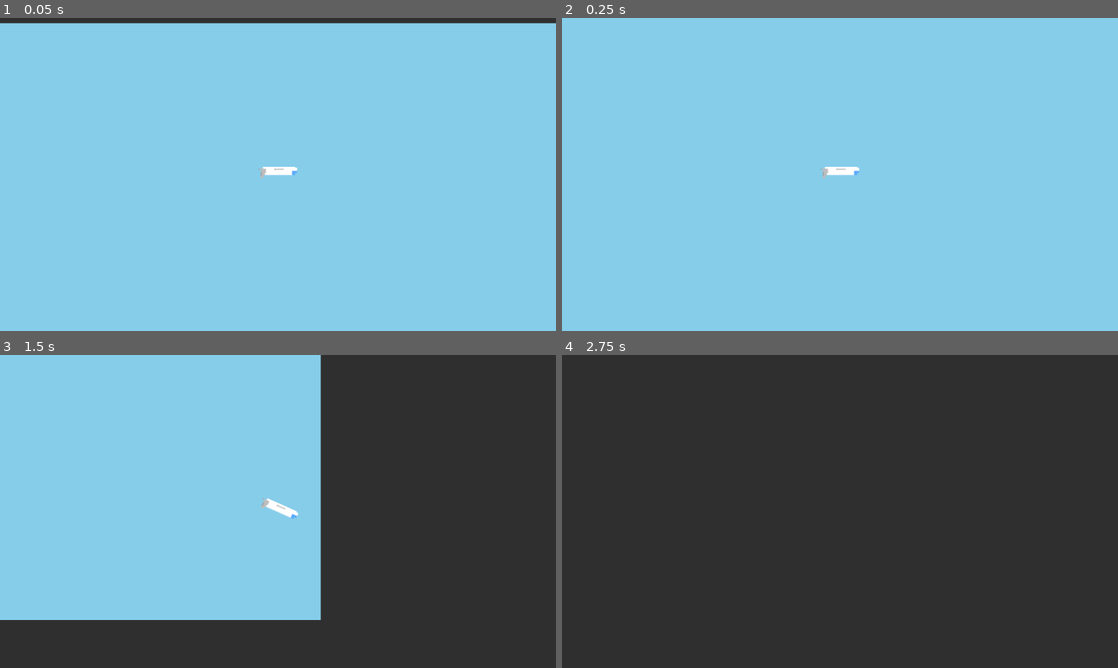
Above: before the commit, frames 1-4 (two rows, left to right).
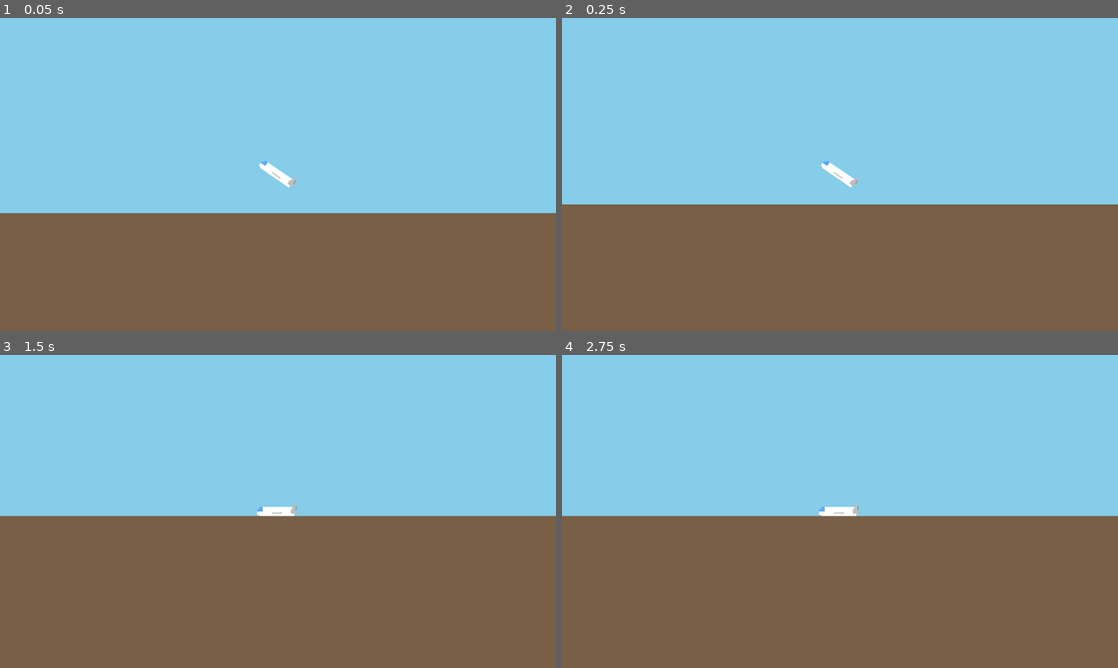
Above: after the commit, the same moments.

Repository: C34A/2d-flightsim
Game: Godot game, scene res://levels/Main/Main.tscn
Same seed, same stepped clock (60 frames per second), same inputs: the game is played once before the commit and once after it. Before the commit the project starts from res://Main.tscn.
Inputs:
- Up to frame 1 (0.05 s): no input
- Up to frame 2 (0.25 s): no input
- Up to frame 3 (1.5 s): hold D (go_right, bound only before the commit) 0.53-1.28 s; hold Space (boost) 0.53-1.28 s; hold S (pitch_down, bound only before the commit) from 1.28 s (still down); tap Space (boost) at 1.35 s
- Up to frame 4 (2.75 s): release S (pitch_down, bound only before the commit) at 2.03 s; hold D (go_right, bound only before the commit) from 2.03 s (still down); hold Space (boost) from 2.03 s (still down)

The runs differ from the first frame. In frame 1, 40% of the frame differs, in the area x 0-100%, y 0-100%; in frame 2, 41%; in frame 3, 71%; in frame 4, 100%.
Error after the commit: Parse Error: Error parsing expression, misplaced: '\n' (res://sprites/newPlayer/newPlayer.gd:42)

Commit message:
changes before computer bork

Diff:
--- a/Main.tscn
+++ /dev/null
@@ -1,29 +0,0 @@
-[gd_scene load_steps=4 format=2]
-
-[ext_resource path="res://Player.tscn" type="PackedScene" id=1]
-[ext_resource path="res://art/sky-square.png" type="Texture" id=2]
-
-[sub_resource type="TileSet" id=1]
-0/name = "sky-square.png 0"
-0/texture = ExtResource( 2 )
-0/tex_offset = Vector2( 0, 0 )
-0/modulate = Color( 1, 1, 1, 1 )
-0/region = Rect2( 0, 0, 1000, 1000 )
-0/tile_mode = 0
-0/occluder_offset = Vector2( 0, 0 )
-0/navigation_offset = Vector2( 0, 0 )
-0/shapes = [  ]
-0/z_index = 0
-
-[node name="Node2D" type="Node2D"]
-
-[node name="Player" parent="." instance=ExtResource( 1 )]
-position = Vector2( 546.716, 434.295 )
-z_index = 1
-z_as_relative = false
-
-[node name="TileMap" type="TileMap" parent="."]
-tile_set = SubResource( 1 )
-cell_size = Vector2( 1000, 1000 )
-format = 1
-tile_data = PoolIntArray( 65535, 0, 0, 0, 0, 0, 1, 0, 0 )
--- /dev/null
+++ b/levels/Main/Main.tscn
@@ -0,0 +1,47 @@
+[gd_scene load_steps=5 format=2]
+
+[ext_resource path="res://art/tilemap.png" type="Texture" id=1]
+[ext_resource path="res://sprites/newPlayer/newPlayer.tscn" type="PackedScene" id=2]
+
+[sub_resource type="ConvexPolygonShape2D" id=1]
+points = PoolVector2Array( 0, 0, 512, 0, 512, 512, 0, 512 )
+
+[sub_resource type="TileSet" id=2]
+0/name = "tilemap.png 0"
+0/texture = ExtResource( 1 )
+0/tex_offset = Vector2( 0, 0 )
+0/modulate = Color( 1, 1, 1, 1 )
+0/region = Rect2( 0, 0, 512, 512 )
+0/tile_mode = 0
+0/occluder_offset = Vector2( 0, 0 )
+0/navigation_offset = Vector2( 0, 0 )
+0/shapes = [  ]
+0/z_index = 0
+1/name = "tilemap.png 1"
+1/texture = ExtResource( 1 )
+1/tex_offset = Vector2( 0, 0 )
+1/modulate = Color( 1, 1, 1, 1 )
+1/region = Rect2( 512, 0, 512, 512 )
+1/tile_mode = 0
+1/occluder_offset = Vector2( 0, 0 )
+1/navigation_offset = Vector2( 0, 0 )
+1/shapes = [ {
+"autotile_coord": Vector2( 0, 0 ),
+"one_way": false,
+"one_way_margin": 1.0,
+"shape": SubResource( 1 ),
+"shape_transform": Transform2D( 1, 0, 0, 1, 0, 0 )
+} ]
+1/z_index = 0
+
+[node name="Node2D" type="Node2D"]
+
+[node name="TileMap" type="TileMap" parent="."]
+tile_set = SubResource( 2 )
+cell_size = Vector2( 512, 512 )
+format = 1
+tile_data = PoolIntArray( -65539, 0, 0, -65538, 0, 0, -65537, 0, 0, -131072, 0, 0, -131071, 0, 0, -131070, 0, 0, -131069, 0, 0, -131068, 0, 0, -3, 0, 0, -2, 0, 0, -1, 0, 0, -65536, 0, 0, -65535, 0, 0, -65534, 0, 0, -65533, 0, 0, -65532, 0, 0, 65533, 0, 0, 65534, 0, 0, 65535, 0, 0, 0, 0, 0, 1, 0, 0, 2, 0, 0, 3, 0, 0, 4, 0, 0, 131069, 1, 0, 131070, 1, 0, 131071, 1, 0, 65536, 1, 0, 65537, 1, 0, 65538, 1, 0, 65539, 1, 0, 65540, 1, 0 )
+
+[node name="Player" parent="TileMap" instance=ExtResource( 2 )]
+position = Vector2( 40.9819, 400.119 )
+rotation = 0.593412
--- a/project.godot
+++ b/project.godot
@@ -16,7 +16,7 @@
 [application]
 
 config/name="plane game"
-run/main_scene="res://Main.tscn"
+run/main_scene="res://levels/Main/Main.tscn"
 boot_splash/fullsize=false
 boot_splash/bg_color=Color( 0.662745, 0.662745, 0.662745, 1 )
 config/icon="res://icon.png"
@@ -29,24 +29,19 @@
 
 [input]
 
-go_right={
-"deadzone": 0.49,
-"events": [ Object(InputEventKey,"resource_local_to_scene":false,"resource_name":"","device":0,"alt":false,"shift":false,"control":false,"meta":false,"command":false,"pressed":false,"scancode":68,"unicode":0,"echo":false,"script":null)
+go={
+"deadzone": 0.5,
+"events": [ Object(InputEventKey,"resource_local_to_scene":false,"resource_name":"","device":0,"alt":false,"shift":false,"control":false,"meta":false,"command":false,"pressed":false,"scancode":87,"unicode":0,"echo":false,"script":null)
  ]
 }
-go_left={
+pitch_clockwise={
 "deadzone": 0.5,
 "events": [ Object(InputEventKey,"resource_local_to_scene":false,"resource_name":"","device":0,"alt":false,"shift":false,"control":false,"meta":false,"command":false,"pressed":false,"scancode":65,"unicode":0,"echo":false,"script":null)
  ]
 }
-pitch_up={
+pitch_cClockwise={
 "deadzone": 0.5,
-"events": [ Object(InputEventKey,"resource_local_to_scene":false,"resource_name":"","device":0,"alt":false,"shift":false,"control":false,"meta":false,"command":false,"pressed":false,"scancode":87,"unicode":0,"echo":false,"script":null)
- ]
-}
-pitch_down={
-"deadzone": 0.5,
-"events": [ Object(InputEventKey,"resource_local_to_scene":false,"resource_name":"","device":0,"alt":false,"shift":false,"control":false,"meta":false,"command":false,"pressed":false,"scancode":83,"unicode":0,"echo":false,"script":null)
+"events": [ Object(InputEventKey,"resource_local_to_scene":false,"resource_name":"","device":0,"alt":false,"shift":false,"control":false,"meta":false,"command":false,"pressed":false,"scancode":68,"unicode":0,"echo":false,"script":null)
  ]
 }
 boost={
@@ -54,8 +49,14 @@
 "events": [ Object(InputEventKey,"resource_local_to_scene":false,"resource_name":"","device":0,"alt":false,"shift":false,"control":false,"meta":false,"command":false,"pressed":false,"scancode":32,"unicode":0,"echo":false,"script":null)
  ]
 }
+brake={
+"deadzone": 0.5,
+"events": [ Object(InputEventKey,"resource_local_to_scene":false,"resource_name":"","device":0,"alt":false,"shift":false,"control":false,"meta":false,"command":false,"pressed":false,"scancode":66,"unicode":0,"echo":false,"script":null)
+ ]
+}
 
 [rendering]
 
+quality/2d/use_pixel_snap=true
 environment/default_clear_color=Color( 0.188235, 0.188235, 0.188235, 1 )
 environment/default_environment="res://default_env.tres"
--- /dev/null
+++ b/sprites/newPlayer/newPlayer.gd
@@ -0,0 +1,43 @@
+extends Node2D
+
+const TURN_TORQUE: float = 15000.0
+const ELEVATOR_POS: Vector2 = Vector2(50, 6)
+const THRUST: float = 1000.0
+#const BRAKE_FRIC: float =
+#const NONBRAKE_FRIC
+
+var engine_force: Vector2
+var drag_force: Vector2
+var lift_force: Vector2
+var controls_torque: float
+var stability_torque: float
+
+#var rigidBody
+
+# Called when the node enters the scene tree for the first time.
+func _ready():
+	engine_force = Vector2.ZERO
+	drag_force = Vector2.ZERO
+	lift_force = Vector2.ZERO
+
+# Called every frame. 'delta' is the elapsed time since the previous frame.
+func _physics_process(delta):
+	if Input.is_action_pressed("pitch_clockwise") and not Input.is_action_pressed("pitch_down"):
+		controls_torque = -TURN_TORQUE
+#		$RigidBody2D.
+	elif Input.is_action_pressed("pitch_cClockwise") and not Input.is_action_pressed("pitch_up"):
+		controls_torque = TURN_TORQUE
+	else:
+		controls_torque = 0
+	if Input.is_action_just_pressed("boost"):
+		$RigidBody2D.apply_impulse(Vector2.ZERO, Vector2(0, -999))
+#		print("pow!")
+	if Input.is_action_pressed("go"):
+		engine_force = (Vector2(-1, 0) * THRUST).rotated($RigidBody2D.rotation)
+	else:
+		engine_force = Vector2.ZERO
+
+	if Input.is_action_pressed("brake"):
+		$RigidBody2D.material =
+	$RigidBody2D.applied_force = engine_force + drag_force + lift_force
+	$RigidBody2D.applied_torque = stability_torque + controls_torque
--- /dev/null
+++ b/sprites/newPlayer/newPlayer.tscn
@@ -0,0 +1,36 @@
+[gd_scene load_steps=6 format=2]
+
+[ext_resource path="res://sprites/newPlayer/newPlayer.gd" type="Script" id=1]
+[ext_resource path="res://sprites/newPlayer/newPlayer_physMat_brake.tres" type="PhysicsMaterial" id=2]
+[ext_resource path="res://art/plane-left.png" type="Texture" id=3]
+
+[sub_resource type="SpriteFrames" id=1]
+animations = [ {
+"frames": [ ExtResource( 3 ) ],
+"loop": true,
+"name": "default",
+"speed": 5.0
+} ]
+
+[sub_resource type="CapsuleShape2D" id=2]
+radius = 13.1782
+height = 101.813
+
+[node name="Player" type="Node2D"]
+script = ExtResource( 1 )
+
+[node name="RigidBody2D" type="RigidBody2D" parent="."]
+physics_material_override = ExtResource( 2 )
+gravity_scale = 9.0
+
+[node name="AnimatedSprite" type="AnimatedSprite" parent="RigidBody2D"]
+position = Vector2( 0, -4.67 )
+frames = SubResource( 1 )
+
+[node name="CollisionShape2D" type="CollisionShape2D" parent="RigidBody2D"]
+position = Vector2( -1.16, 0 )
+rotation = 1.5708
+shape = SubResource( 2 )
+
+[node name="Camera2D" type="Camera2D" parent="RigidBody2D"]
+current = true
--- /dev/null
+++ b/sprites/newPlayer/newPlayer_physMat_brake.tres
@@ -0,0 +1,5 @@
+[gd_resource type="PhysicsMaterial" format=2]
+
+[resource]
+friction = 0.5
+bounce = 0.2
--- /dev/null
+++ b/sprites/newPlayer/newPlayer_physMat_nobrake.tres
@@ -0,0 +1,5 @@
+[gd_resource type="PhysicsMaterial" format=2]
+
+[resource]
+friction = 0.1
+bounce = 0.2
Binary file changed: art/plane-left.png
Binary file added: art/tilemap.png
Not shown, added: art/tilemap.png.import
Renamed: Player.gd -> sprites/player/Player.gd
Renamed: Player.tscn -> sprites/player/Player.tscn
Not shown, added: art/tilemap.xcf
